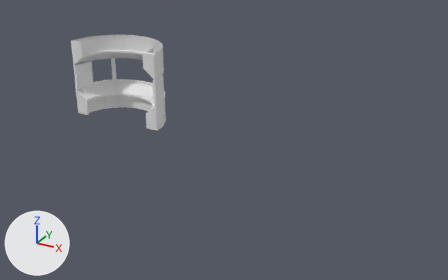
The glTF model src/assets/time-capsule/time-capsule.glb as it was, and as the next commit left it.
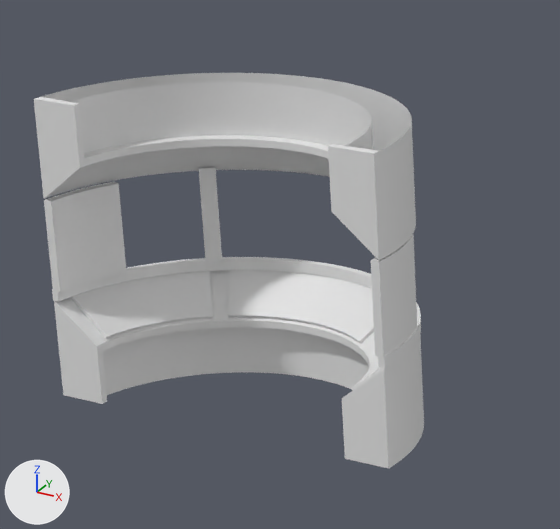
Each version appears first whole from a 50 mm camera at (30.6, -36.8, 16.4) aimed at (10.1, 0.5, -2.3), and next in a close-up on the part from 14% to 44% of the width and 6% to 52% of the height. Arrows for +X, +Y and +Z are at lower left; the lights stay in place. Where no turn or scale is listed for an object, it has been applied to the vertices. Vertices at the same position are counted once.

Objects in the first close-up: 'Cube.005', 'Tube', 'Tube.1', 'Tube.2', 'Wall', 'Wall.1'.
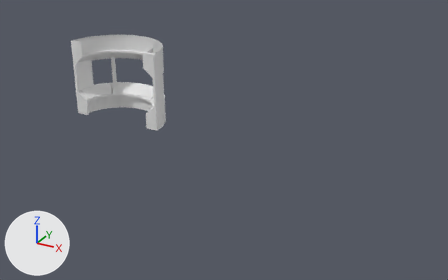
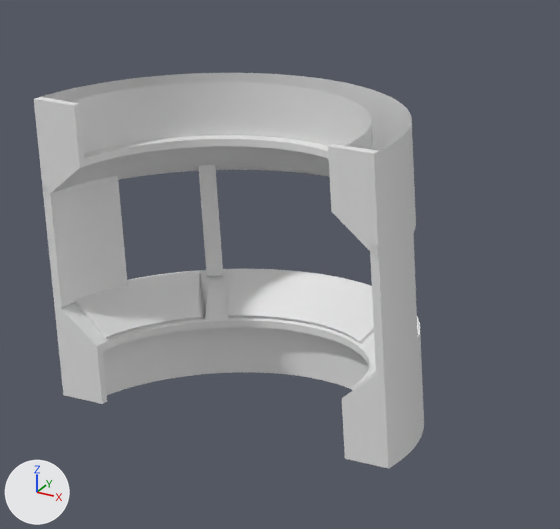
Commit message: New time capsule screen

What differs and where, as boxes (x1, y1, x2, y2) in the close-ups (560 x 529 px):
'Tube', reshaped
    before: (54, 270, 424, 468)
    after: (54, 269, 424, 468)
'Wall.1', moved, rescaled (20% taller)
    before: (44, 182, 126, 292)
    after: (42, 176, 128, 308)
'Wall', rescaled (26% taller)
    before: (371, 234, 417, 357)
    after: (370, 219, 418, 374)
'Tube.1', deleted
    before: (52, 257, 421, 368)
part 1 of me_tube, cut back
    before: (200, 271, 213, 319)
    after: (200, 273, 213, 319)

Patch to the scene script:
```diff
--- a/src/assets/time-capsule/time-capsule.glb.py
+++ b/src/assets/time-capsule/time-capsule.glb.py
@@ me_tube @@
 # used by ob_tube; location = (-0.01, 0.48, -1.55)
-me_tube.from_pydata(...)  # 661 vertices, 1200 faces; spans x -4.05..4.05, y 0.0..4.05, z -1.21..0.85
+me_tube.from_pydata(...)  # 657 vertices, 1192 faces; spans x -4.05..4.05, y 0.0..4.05, z -1.21..0.85
+# me_tube part 1
+# 2 vertices are removed from x -2.48..-1.91, y 2.36..3.07, z 0.15..0.85
+# 8 faces are deleted
+# 4 new faces join them
@@ ob_tube_1 @@
-ob_tube_1 = bpy.data.objects.new('Tube.1', me_tube_1)
-ob_tube_1.location = (-0.01, 0.48, -0.58)
@@ ob_wall_1 @@
 ob_wall_1 = bpy.data.objects.new('Wall.1', me_wall_1)
-ob_wall_1.location = (-0.01, 0.48, 0.46)
+ob_wall_1.location = (-0.01, 0.48, 0.45)
 ob_wall_1.rotation_euler = (0.0, 0.0, 2.269)  # degrees (0, 0, 130)
+ob_wall_1.scale = (1.0, 1.0, 1.34)
@@ ob_wall @@
 ob_wall.rotation_euler = (0.0, 0.0, -0.436)  # degrees (0, 0, -25)
+ob_wall.scale = (1.0, 1.0, 1.34)
```
